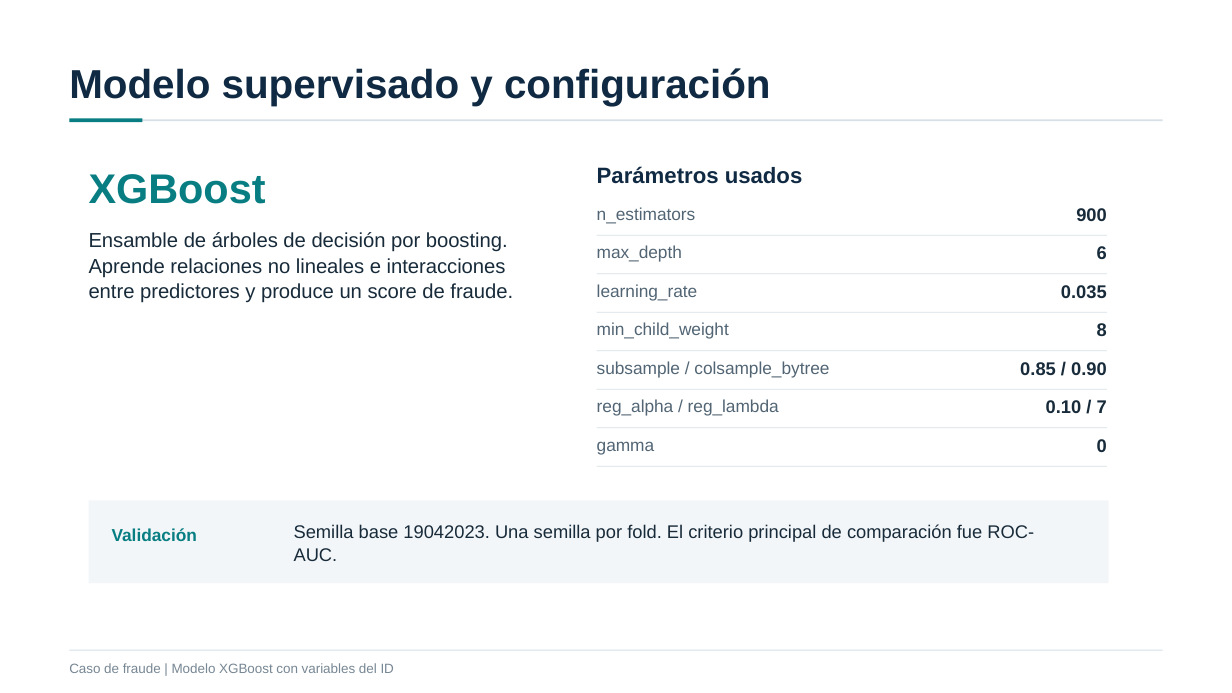
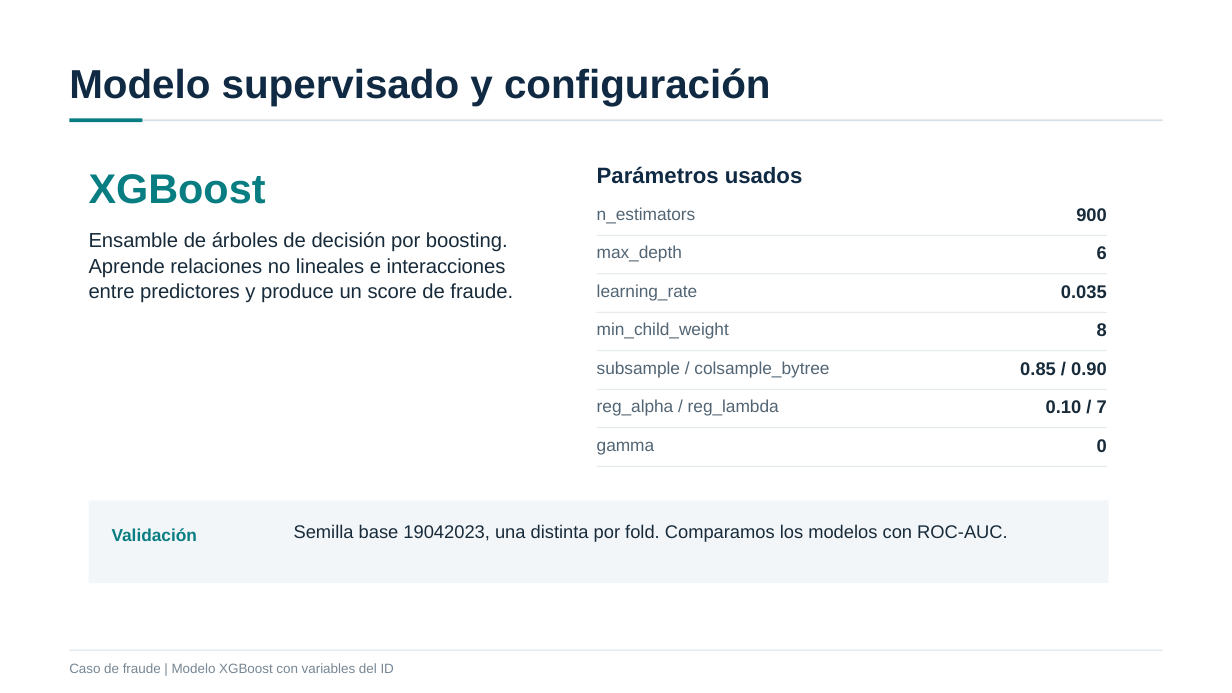
Before and after one commit to adrianfelipe812/deteccion-fraude-xgboost, a slide deck: slide 7 of presentacion/Analisis_Deteccion_Fraude_Entrega.pptx. Drawn at 1232x693 pixels with LibreOffice and Linux fonts; fonts in the diff are those of the drawing. Boxes give left, top, right and bottom in pixels: in the first picture for what was removed or moved away, otherwise in the second. Text is boxed around its words. In the diff, an @@ line names an element or a change of style, - is before the commit and + after.

```diff
--- a/presentacion/Analisis_Deteccion_Fraude_Entrega.pptx
+++ b/presentacion/Analisis_Deteccion_Fraude_Entrega.pptx
@@ text at <box>294,524,1008,542</box>: text changed @@
-Semilla base 19042023. Una semilla por fold. El criterio principal de comparación fue ROC-AUC.
+Semilla base 19042023, una distinta por fold. Comparamos los modelos con ROC-AUC.
```
Also in this commit, not shown: 8 other slides changed.
